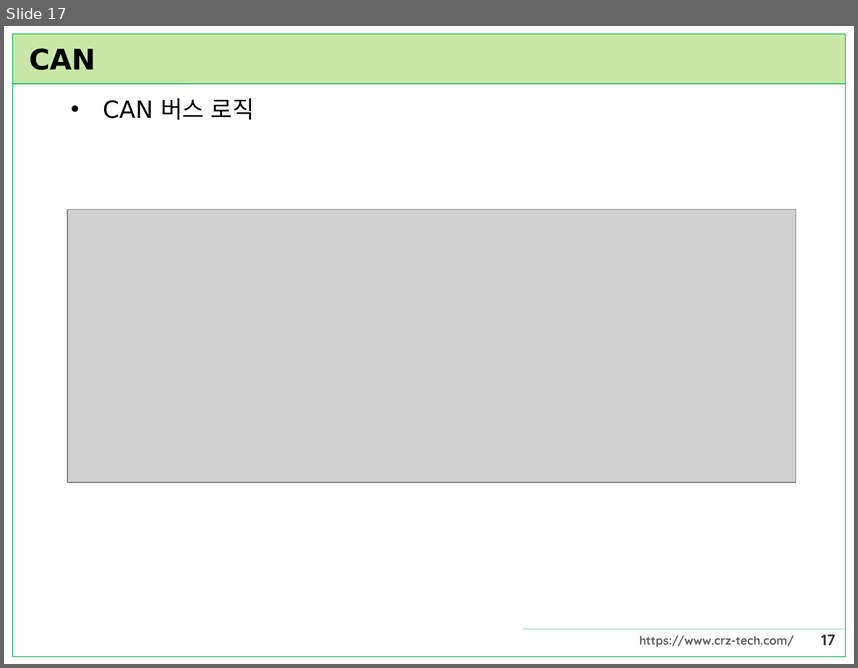
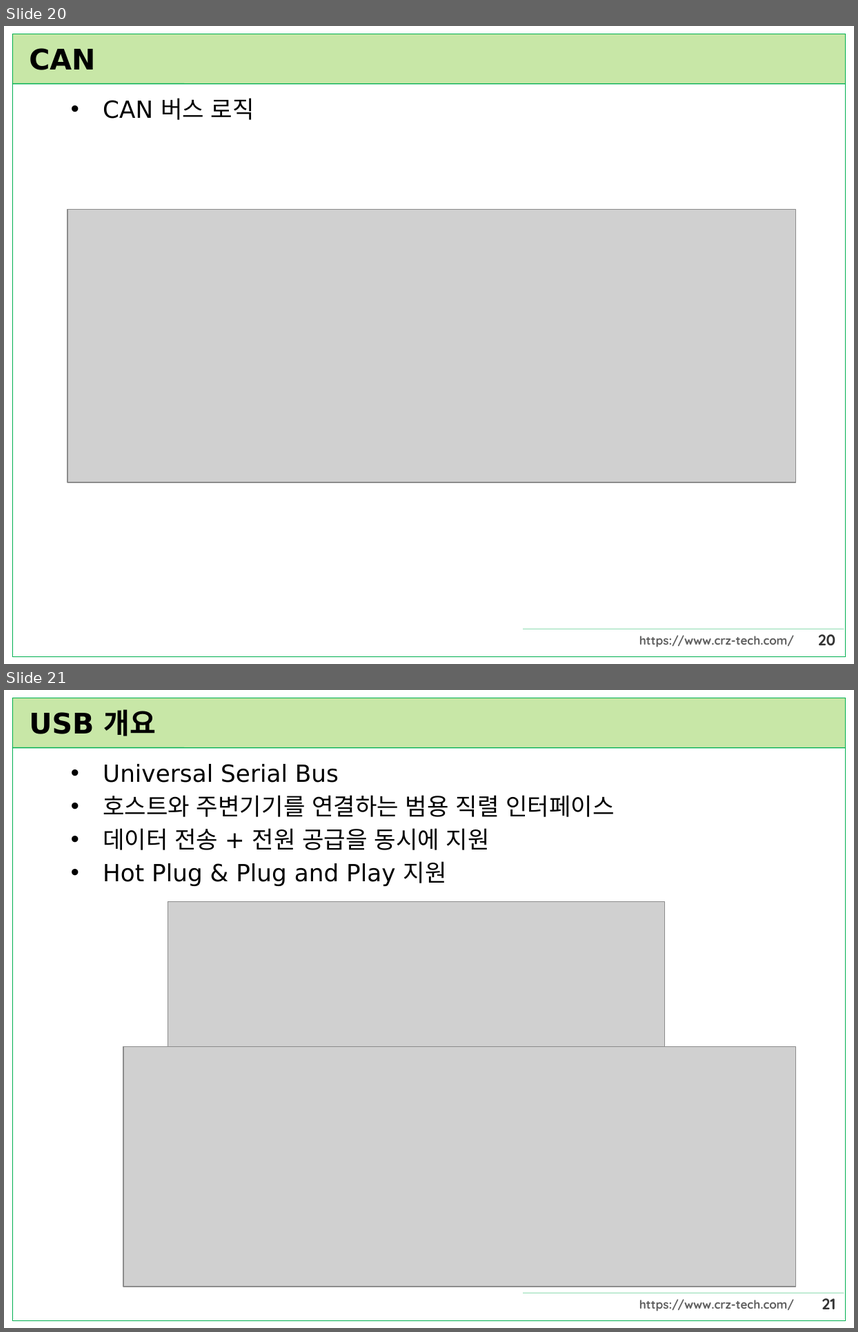
Before and after one commit to CRZ-Technology/Mango-M32, a slide deck: Mango-M32F4/23.통신프로토콜/통신프로토콜.pptx. Shown one above the other, each under a label of ours: slide 17 before the commit, slides 20 and 21 after it. The pictures are 858x668 and 858x1332 pixels, drawn with LibreOffice and Linux fonts; fonts in the diff are those of the drawing; grey boxes stand for pictures. Boxes give left, top, right and bottom in pixels: in the first picture for what was removed or moved away, otherwise in the second. Text is boxed around its words. In the diff, an @@ line names an element or a change of style, - is before the commit and + after.

```diff
--- a/Mango-M32F4/23.통신프로토콜/통신프로토콜.pptx
+++ b/Mango-M32F4/23.통신프로토콜/통신프로토콜.pptx
@@ slide 21 added at <box>4,690,854,1328</box>, background #FFFFFF; not listed: 6 template elements that a slide beside it also shows @@
@@ title added at <box>29,709,156,736</box>, 24 pt, text #000000, bold @@
+USB 개요
@@ text added at <box>103,764,615,886</box>, 20 pt, text #000000 @@
+• Universal Serial Bus
+• 호스트와 주변기기를 연결하는 범용 직렬 인터페이스
+• 데이터 전송 + 전원 공급을 동시에 지원
+• Hot Plug & Plug and Play 지원
@@ picture added at <box>168,902,664,1049</box> @@
@@ picture added at <box>123,1046,795,1286</box> @@
@@ what was slide 17 is now slide 20 @@
@@ page number at <box>818,634,836,645</box>: text changed @@
-17
+20
```
Also in this commit, not shown: 35 other slides added, 1 other file.
